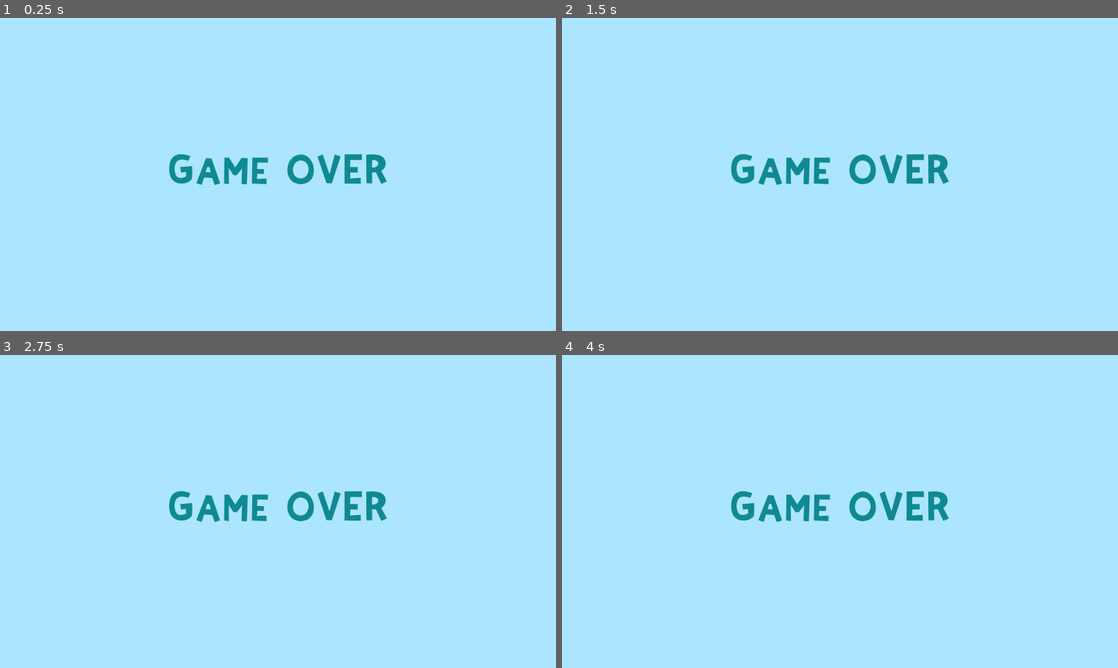
Above: before the commit, frames 1-4 (two rows, left to right).
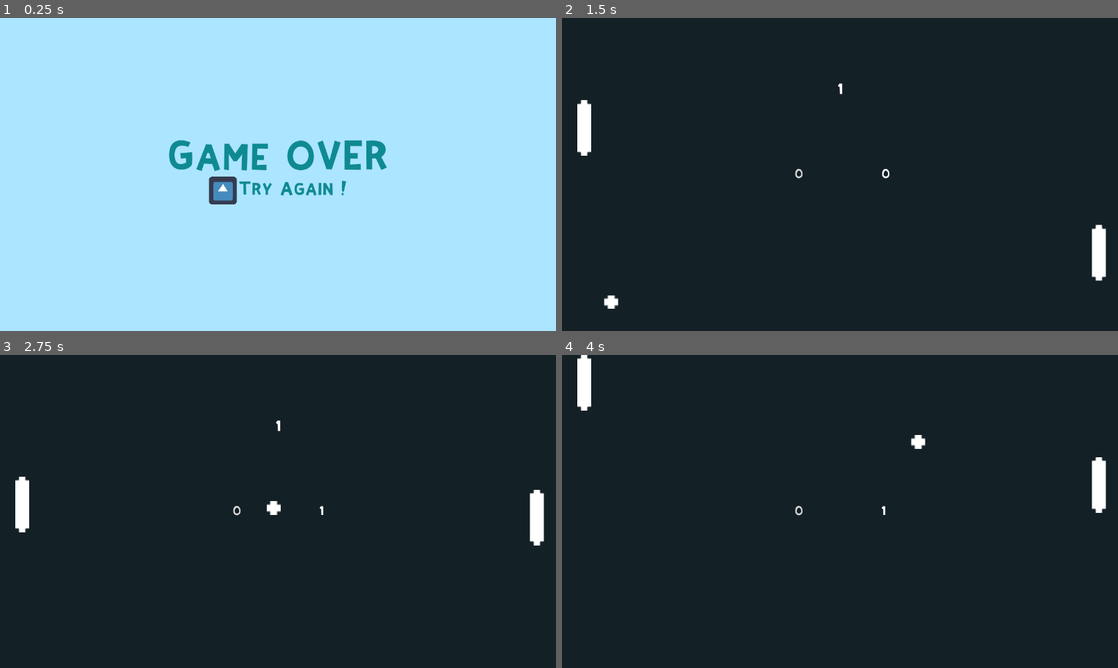
Above: after the commit, the same moments.

Repository: Szczocik/Pong
Game: Godot game, scene res://Level/GameWin.tscn
Two runs of this game, one before a commit and one after it. Both use one fixed random seed, a clock stepped at 60 frames per second and the inputs below. This scene is started directly instead of the project's main scene. The engine's default icon, where the game draws it, is replaced by a stand-in: a white triangle on a blue panel in a dark square.
Inputs (mouse positions are in pixels of both pictures, inside the frame that each line leads up to):
- Up to frame 1 (0.25 s): no input
- Up to frame 2 (1.5 s): click (784, 190) at 0.52 s; hold Up (ui_up) from 1.28 s (still down)
- Up to frame 3 (2.75 s): release Up (ui_up) at 2.03 s; hold Down (ui_down) from 2.03 s (still down)
- Up to frame 4 (4 s): release Down (ui_down) at 2.78 s; hold Up (ui_up) from 2.78 s (still down)

The runs differ from the first frame. In frame 1, 3.3% of the frame differs, in the area x 30-70%, y 38-60%; in frame 2, 100%, in the area x 0-100%, y 0-100%; in frame 3, 100%; in frame 4, 100%.

Commit message:
RestartButton

Diff:
--- a/Level/GameWin.gd
+++ b/Level/GameWin.gd
@@ -1 +1,5 @@
 extends Control
+
+
+func _on_RestartButton_pressed():
+	get_tree().change_scene("res://Level/Level.tscn")
--- a/Level/GameWin.tscn
+++ b/Level/GameWin.tscn
@@ -1,11 +1,16 @@
-[gd_scene load_steps=5 format=2]
+[gd_scene load_steps=7 format=2]
 
 [ext_resource path="res://kirifont/KiriFont.otf" type="DynamicFontData" id=1]
 [ext_resource path="res://bg_layer1.png" type="Texture" id=2]
+[ext_resource path="res://icon.png" type="Texture" id=3]
 [ext_resource path="res://Level/GameWin.gd" type="Script" id=4]
 
 [sub_resource type="DynamicFont" id=1]
 size = 70
+font_data = ExtResource( 1 )
+
+[sub_resource type="DynamicFont" id=2]
+size = 32
 font_data = ExtResource( 1 )
 
 [node name="GameWin" type="Control"]
@@ -34,9 +39,9 @@
 
 [node name="VBoxContainer" type="VBoxContainer" parent="CenterContainer"]
 margin_left = 385.0
-margin_top = 322.0
+margin_top = 290.0
 margin_right = 895.0
-margin_bottom = 397.0
+margin_bottom = 429.0
 
 [node name="Label" type="Label" parent="CenterContainer/VBoxContainer"]
 modulate = Color( 0.0627451, 0.545098, 0.576471, 1 )
@@ -49,5 +54,22 @@
 [node name="HBoxContainer" type="HBoxContainer" parent="CenterContainer/VBoxContainer"]
 margin_top = 75.0
 margin_right = 510.0
-margin_bottom = 75.0
+margin_bottom = 139.0
 alignment = 1
+
+[node name="RestartButton" type="TextureButton" parent="CenterContainer/VBoxContainer/HBoxContainer"]
+margin_left = 96.0
+margin_right = 160.0
+margin_bottom = 64.0
+texture_normal = ExtResource( 3 )
+
+[node name="Label" type="Label" parent="CenterContainer/VBoxContainer/HBoxContainer"]
+margin_left = 164.0
+margin_top = 15.0
+margin_right = 414.0
+margin_bottom = 48.0
+custom_colors/font_color = Color( 0.0627451, 0.545098, 0.576471, 1 )
+custom_fonts/font = SubResource( 2 )
+text = "Try Again !"
+
+[connection signal="pressed" from="CenterContainer/VBoxContainer/HBoxContainer/RestartButton" to="." method="_on_RestartButton_pressed"]
--- a/Level/Level.tscn
+++ b/Level/Level.tscn
@@ -34,7 +34,7 @@
 rect_min_size = Vector2( 1280, 720 )
 color = Color( 0.0784314, 0.129412, 0.14902, 1 )
 __meta__ = {
-"_edit_use_anchors_": true
+"_edit_use_anchors_": false
 }
 
 [node name="PlayerScore" type="Label" parent="."]
